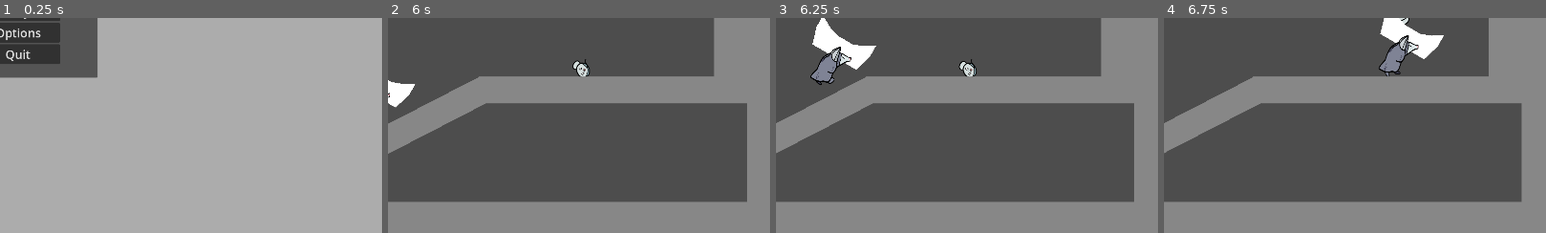
Above: before the commit, frames 1-4 (left to right).
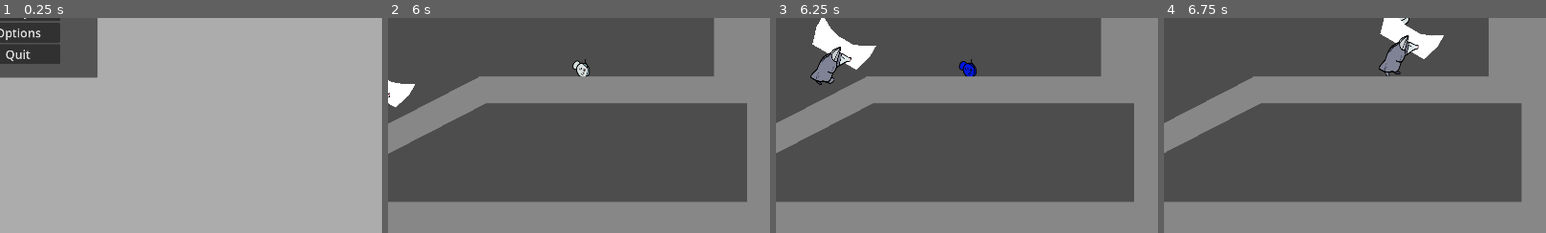
Above: after the commit, the same moments.

Repository: karasikrus/sib_jam_2023
Game: Godot game, scene res://scenes/menu/main_menu.tscn
Same seed, same stepped clock (60 frames per second), same inputs: the game is played once before the commit and once after it.
Inputs:
- Up to frame 1 (0.25 s): no input
- Up to frame 2 (6 s): click "Play" at 0.5 s; hold Right (ui_right) 1.28-2.78 s; tap Space (jump) at 1.52, 2.27, 3.77, 4.52, 5.27 s; hold Left (ui_left) 2.78-5.03 s; hold Right (ui_right) from 5.03 s (still down)
- Up to frame 3 (6.25 s): keep holding Right (ui_right)
- Up to frame 4 (6.75 s): keep holding Right (ui_right)
The pictures show only the part of the screen within x 48-98%, y 50-100%; the shares and areas given below are measured in that part.

Frames 1-2 are identical in both runs. In frame 3, 0.2% of the frame differs, in the area x 48-53%, y 20-28%; in frame 4, nothing differs.

Commit message:
mouse animations

Diff:
--- a/scenes/balance_proto/baby_mouse/baby_mouse.gd
+++ b/scenes/balance_proto/baby_mouse/baby_mouse.gd
@@ -10,10 +10,19 @@
 
 @onready var ray_cast_2d = $RayCast2D
 @onready var audio_stream_player_2d = $AudioStreamPlayer2D
+@onready var animation_player = $AnimationPlayer
+@onready var hit_timer = $HitTimer
+@onready var alone_timer = $AloneTimer
 
+var is_alone := false
 
 func _ready():
 	body_entered.connect(on_collision)
+	alone_timer.timeout.connect(on_alone_timer_end)
+
+
+func _process(delta):
+	update_animations()
 
 
 func _physics_process(delta):
@@ -41,6 +50,28 @@
 	is_teleporting = true
 
 
+func update_animations():
+	if hit_timer.time_left > 0:
+		animation_player.play("hit")
+	elif  is_alone:
+		animation_player.play("crying")
+	else:
+		animation_player.play("default")
+
+
 func on_collision(body:Node):
 	if body.is_in_group("dirt"):
 		audio_stream_player_2d.play()
+		hit_timer.start()
+
+
+func make_alone():
+	alone_timer.start()
+
+
+func make_not_alone():
+	alone_timer.stop()
+	is_alone = false
+
+func on_alone_timer_end():
+	is_alone = true
--- a/scenes/balance_proto/baby_mouse/baby_mouse.tscn
+++ b/scenes/balance_proto/baby_mouse/baby_mouse.tscn
@@ -6,6 +6,74 @@
 
 [sub_resource type="PhysicsMaterial" id="PhysicsMaterial_px6gg"]
 rough = true
+
+[sub_resource type="Animation" id="Animation_sdtxi"]
+resource_name = "hit"
+tracks/0/type = "value"
+tracks/0/imported = false
+tracks/0/enabled = true
+tracks/0/path = NodePath("Sprite2D:modulate")
+tracks/0/interp = 1
+tracks/0/loop_wrap = true
+tracks/0/keys = {
+"times": PackedFloat32Array(0),
+"transitions": PackedFloat32Array(1),
+"update": 0,
+"values": [Color(0.960784, 0.466667, 0.466667, 1)]
+}
+
+[sub_resource type="Animation" id="Animation_5uc4p"]
+length = 0.001
+tracks/0/type = "value"
+tracks/0/imported = false
+tracks/0/enabled = true
+tracks/0/path = NodePath("Sprite2D:modulate")
+tracks/0/interp = 1
+tracks/0/loop_wrap = true
+tracks/0/keys = {
+"times": PackedFloat32Array(0),
+"transitions": PackedFloat32Array(1),
+"update": 0,
+"values": [Color(1, 1, 1, 1)]
+}
+
+[sub_resource type="Animation" id="Animation_yeuiq"]
+resource_name = "default"
+tracks/0/type = "value"
+tracks/0/imported = false
+tracks/0/enabled = true
+tracks/0/path = NodePath("Sprite2D:modulate")
+tracks/0/interp = 1
+tracks/0/loop_wrap = true
+tracks/0/keys = {
+"times": PackedFloat32Array(0),
+"transitions": PackedFloat32Array(1),
+"update": 0,
+"values": [Color(1, 1, 1, 1)]
+}
+
+[sub_resource type="Animation" id="Animation_v4f1a"]
+resource_name = "crying"
+tracks/0/type = "value"
+tracks/0/imported = false
+tracks/0/enabled = true
+tracks/0/path = NodePath("Sprite2D:modulate")
+tracks/0/interp = 1
+tracks/0/loop_wrap = true
+tracks/0/keys = {
+"times": PackedFloat32Array(0),
+"transitions": PackedFloat32Array(1),
+"update": 0,
+"values": [Color(0, 0.109804, 1, 1)]
+}
+
+[sub_resource type="AnimationLibrary" id="AnimationLibrary_mgtyr"]
+_data = {
+"RESET": SubResource("Animation_5uc4p"),
+"crying": SubResource("Animation_v4f1a"),
+"default": SubResource("Animation_yeuiq"),
+"hit": SubResource("Animation_sdtxi")
+}
 
 [sub_resource type="CircleShape2D" id="CircleShape2D_r63jk"]
 custom_solver_bias = 0.95
@@ -24,6 +92,18 @@
 linear_damp = 1.0
 script = ExtResource("1_727ms")
 
+[node name="AnimationPlayer" type="AnimationPlayer" parent="."]
+libraries = {
+"": SubResource("AnimationLibrary_mgtyr")
+}
+
+[node name="HitTimer" type="Timer" parent="."]
+one_shot = true
+
+[node name="AloneTimer" type="Timer" parent="."]
+wait_time = 3.0
+one_shot = true
+
 [node name="Sprite2D" type="Sprite2D" parent="."]
 position = Vector2(-0.702698, -1.7027)
 scale = Vector2(0.239583, 0.239583)
--- a/scenes/balance_proto/balance_board/balance_board.gd
+++ b/scenes/balance_proto/balance_board/balance_board.gd
@@ -73,6 +73,7 @@
 	if body is BabyMouse:
 		baby_mouse = (body as BabyMouse)
 		baby_mouse.inertia = close_baby_mouse_inertia
+		baby_mouse.make_not_alone()
 	if !is_magnetic_field_active:
 		return
 
@@ -83,6 +84,7 @@
 	if body is BabyMouse:
 		baby_mouse = (body as BabyMouse)
 		baby_mouse.inertia = standard_baby_mouse_inertia
+		baby_mouse.make_alone()
 	if !is_magnetic_field_active:
 		return
 	is_applying_magnetic_force = false
Not shown: 1 places in scenes/balance_proto/baby_mouse/baby_mouse.tscn that only renumber resources
